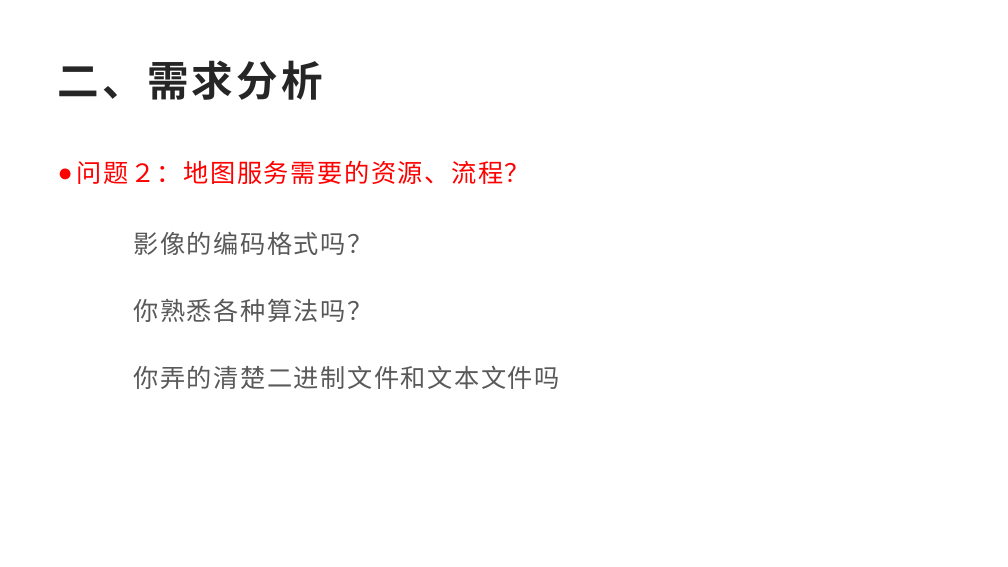
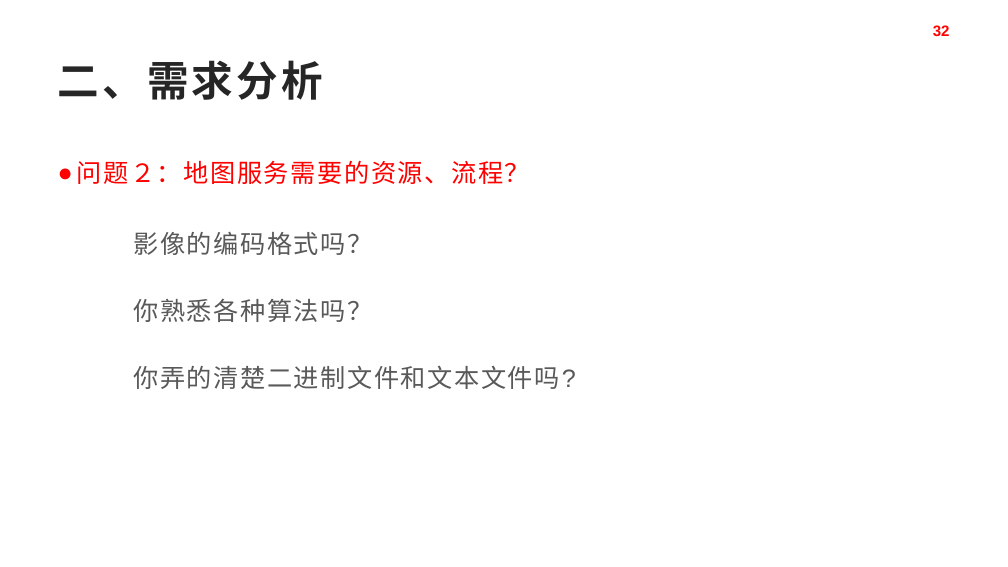
Before and after one commit to pkcile/firstPage, a slide deck: slide 32 of job/gis/download/GIS行业应用-12-28.pptx. Drawn at 1008x567 pixels with LibreOffice and Linux fonts; fonts in the diff are those of the drawing. Boxes give left, top, right and bottom in pixels: in the first picture for what was removed or moved away, otherwise in the second. Text is boxed around its words. In the diff, an @@ line names an element or a change of style, - is before the commit and + after.

```diff
--- a/job/gis/download/GIS行业应用-12-28.pptx
+++ b/job/gis/download/GIS行业应用-12-28.pptx
@@ page number added at [933,25,950,36], 14.4 pt, text #FF0000, bold @@
+32
@@ text at [133,366,575,389]: text changed @@
-    你弄的清楚二进制文件和文本文件吗
+    你弄的清楚二进制文件和文本文件吗?
```
Also in this commit, not shown: 66 other slides changed, 1 slide added, 2 slides removed, 3 other files.
